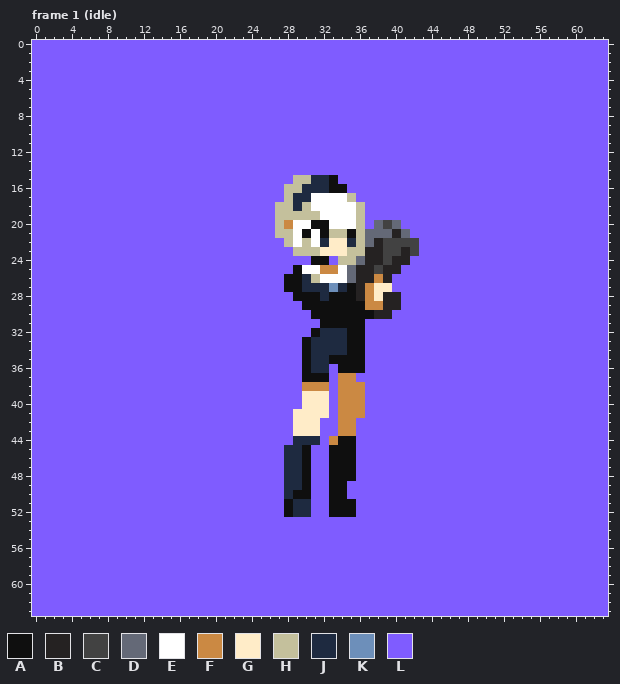
Two states of a pixel-art file, player_sprite_sheet_uniform.aseprite. Above is the file before it was changed.
64x64 pixels, 60 frames. Shown: frame 1 (idle). The commit also changed other frames, which this record leaves out.
Palette (. is transparent): A #0f0f0f  B #252222  C #424242  D #646977  E #ffffff  F #cb8943  G #ffecc8  H #c4c09c  J #1e2a40  K #6d8fba  L #7f5cff
The same view after the edit:
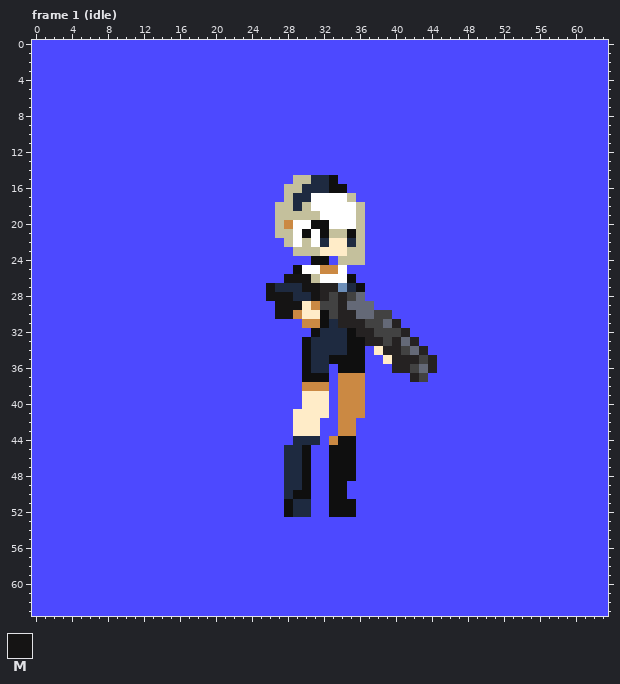
Colours new in this view: M #151414
Diff:
layer "handgun" now hidden
layer "rifle" now shown
colour L: #7f5cff -> #4d49ff
Frame 1 (idle):
y 20: x 38..40 DCD -> LLL
y 21: x 37..41 DDDBD -> LLLLL
y 22: x 37..42 DBCCCC -> LLLLLL
y 23: x 37..42 BBCCBC -> LLLLLL
y 24: x 36..41 DBBCBB -> HLLLLL
y 25: x 35..40 DBBCBB -> LLLLLL
y 26: x 28..30 AAJ -> MMM; x 35..39 DBBFB -> ALLLL
y 27: x 26..39 LLAAJJJKJABFGG -> MJJJMMBBKJALLL
y 28: x 26..40 LLLAAAJAAABFGBB -> MMMJJMBCBCDLLLL
y 29: x 27..40 LLLAAAAAAAFFBB -> MMMGFCCBDDDLLL
y 30: x 27..31 LLLLA -> MMFGG; x 33..39 AAAAABB -> CBBDDCC
y 31: x 30..31 LL -> FF; x 33..40 AAAALLLL -> JBBBCCDB
y 32: x 36..41 ALLLLL -> BBCCCB
y 33: x 37..42 LLLLLL -> BBCBDB
y 34: x 38..43 LLLLLL -> GBBCDB
y 35: x 39..44 LLLLLL -> GBBBCB
y 36: x 40..44 LLLLL -> BBCDB
y 37: x 36 L -> F; x 42..43 LL -> BC
Where, in picture pixels (left, top, right, bottom), the same in both pictures:
changed: (32, 40, 608, 616)
